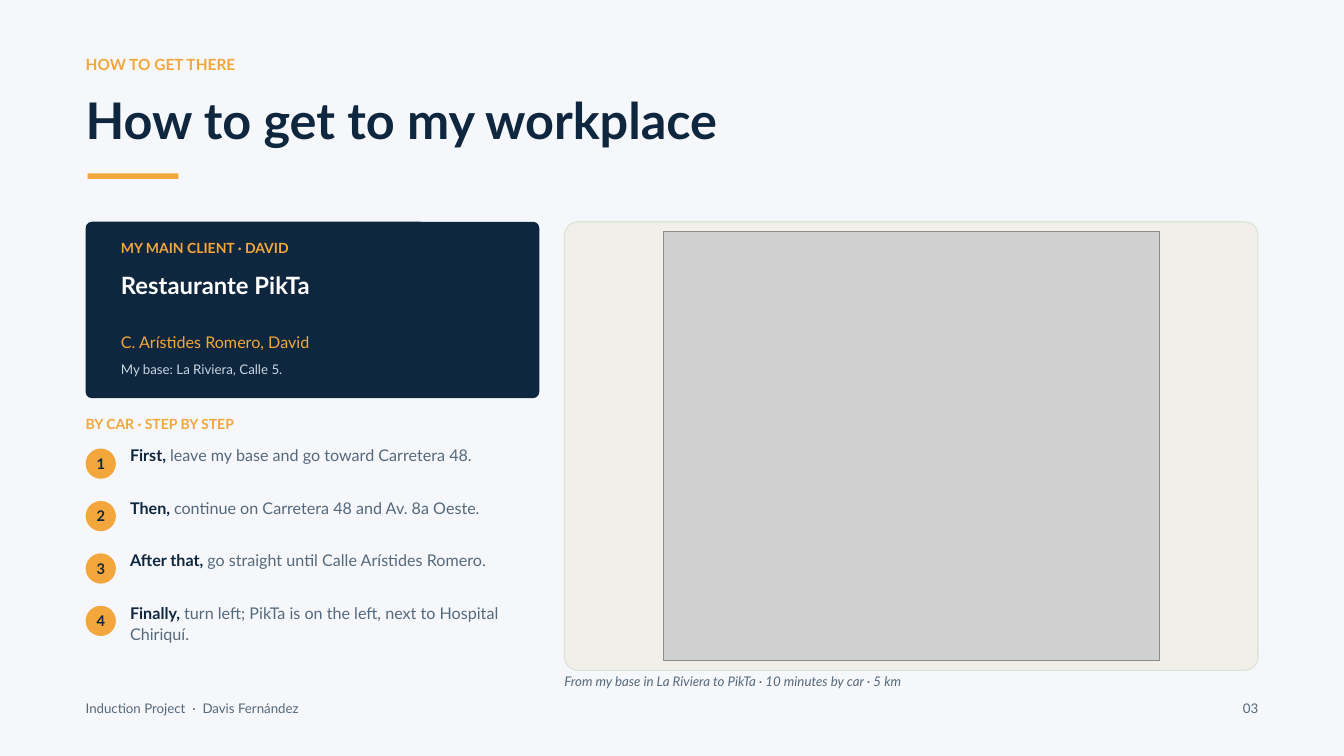
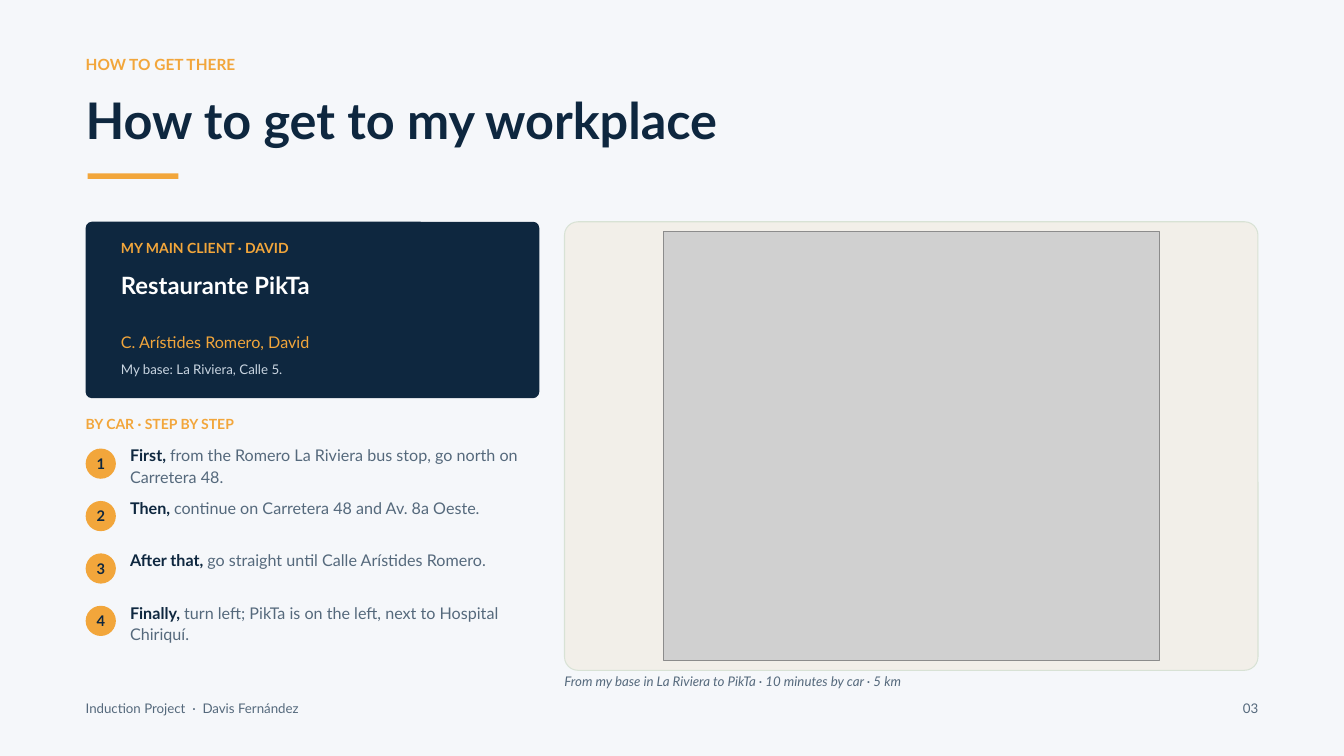
Before and after one commit to Davisday13/welcome-kit-induction, a slide deck: slide 3 of Induction_Project_Davis_Fernandez_FINAL.pptx. Drawn at 1344x756 pixels with LibreOffice and Linux fonts; fonts in the diff are those of the drawing; grey boxes stand for pictures. Boxes give left, top, right and bottom in pixels: in the first picture for what was removed or moved away, otherwise in the second. Text is boxed around its words. In the diff, an @@ line names an element or a change of style, - is before the commit and + after.

Commit message:
Ajustes finales de la rubrica: direcciones desde una parada y rutina diaria
- Las indicaciones ahora arrancan en la parada Romero La Riviera (lugar conocido), como pide la rubrica.
- Se agrego la rutina diaria explicita en la parte escrita (Every day I check my messages...).
- Se quito el detalle de estacionamiento del texto para respetar el limite de palabras (346 en Word, 348 visibles en PPT).
- Notas del orador recortadas a 558 palabras (4,3-4,9 min).
- Regenerados PPTX, DOCX, PDF y capturas.

```diff
--- a/Induction_Project_Davis_Fernandez_FINAL.pptx
+++ b/Induction_Project_Davis_Fernandez_FINAL.pptx
@@ text at (130,449,518,483): text changed @@
-First, leave my base and go toward Carretera 48.
+First, from the Romero La Riviera bus stop, go north on Carretera 48.
```
Also in this commit, not shown: 1 other slide changed, 8 other files.
